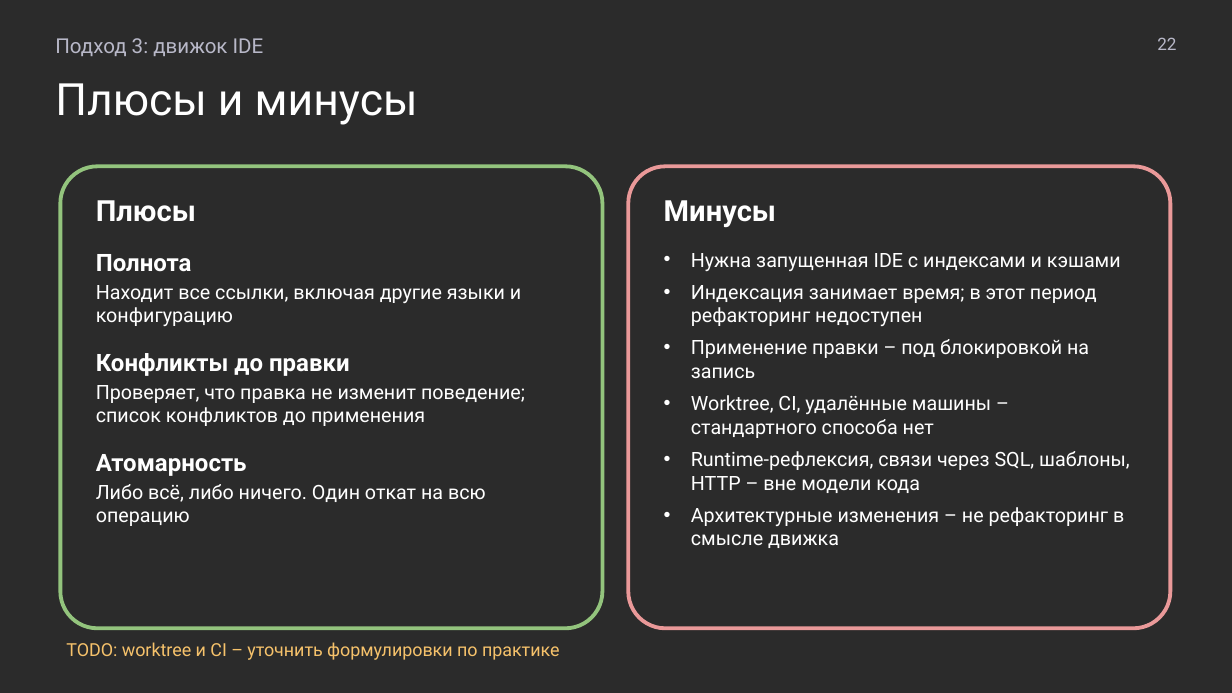
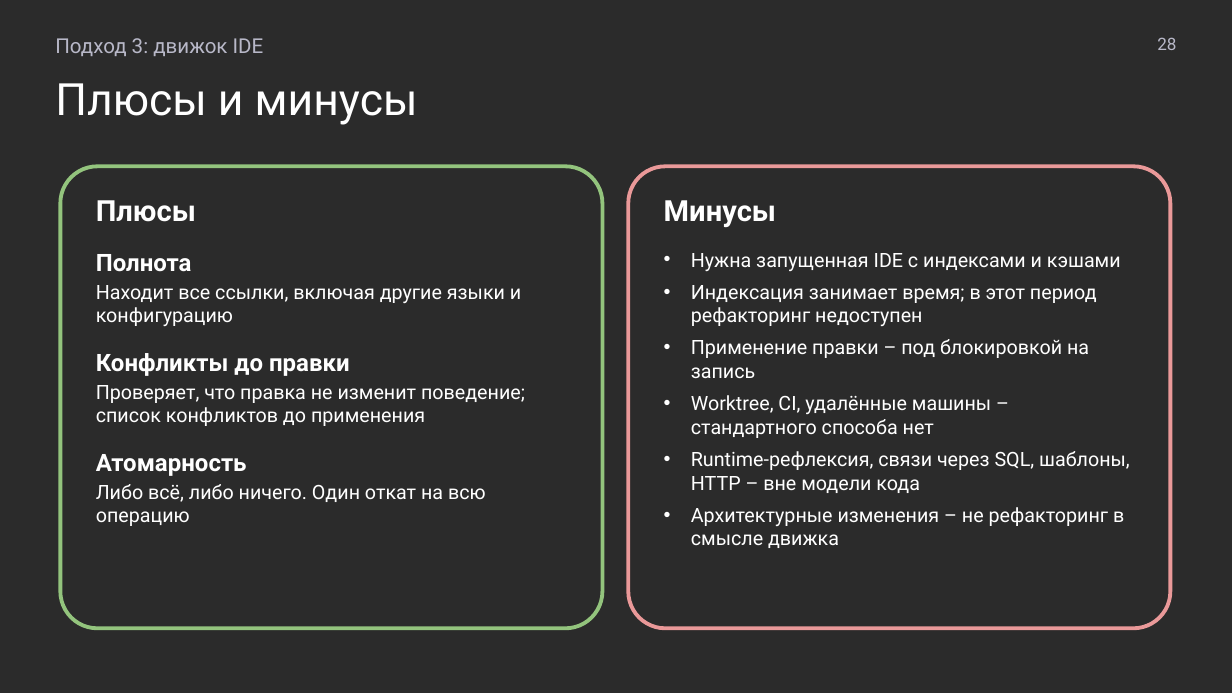
Before and after one commit to MchKosticyn/ide-refactoring-in-ai-agents, a slide deck: slide 28 of Доклад_ Рефакторинг в ИИ-агентах.pptx (slide 22 before the commit). Drawn at 1232x693 pixels with LibreOffice and Linux fonts; fonts in the diff are those of the drawing; background and template pictures are left out; a plain dark background stands for a picture behind light text. Boxes give left, top, right and bottom in pixels: in the first picture for what was removed or moved away, otherwise in the second. Text is boxed around its words. In the diff, an @@ line names an element or a change of style, - is before the commit and + after.

```diff
--- a/Доклад_ Рефакторинг в ИИ-агентах.pptx
+++ b/Доклад_ Рефакторинг в ИИ-агентах.pptx
@@ text at (1157, 37, 1176, 50): text changed @@
-22
+28
@@ text removed at (66, 642, 560, 660) @@
-TODO: worktree и CI – уточнить формулировки по практике
```
Also in this commit, not shown: 20 other slides changed, 18 slides added, 12 slides removed, 2 other files.
